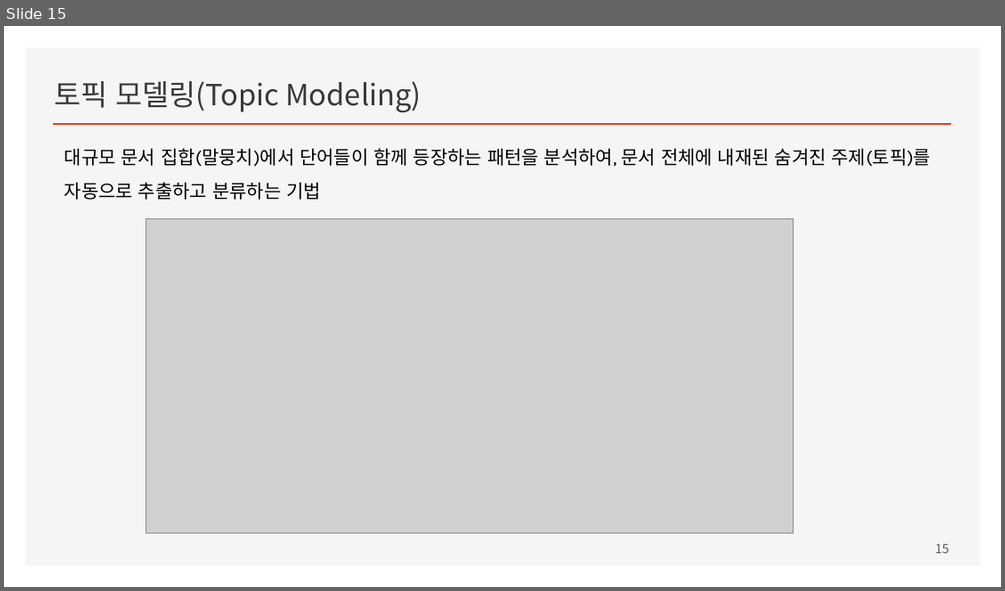
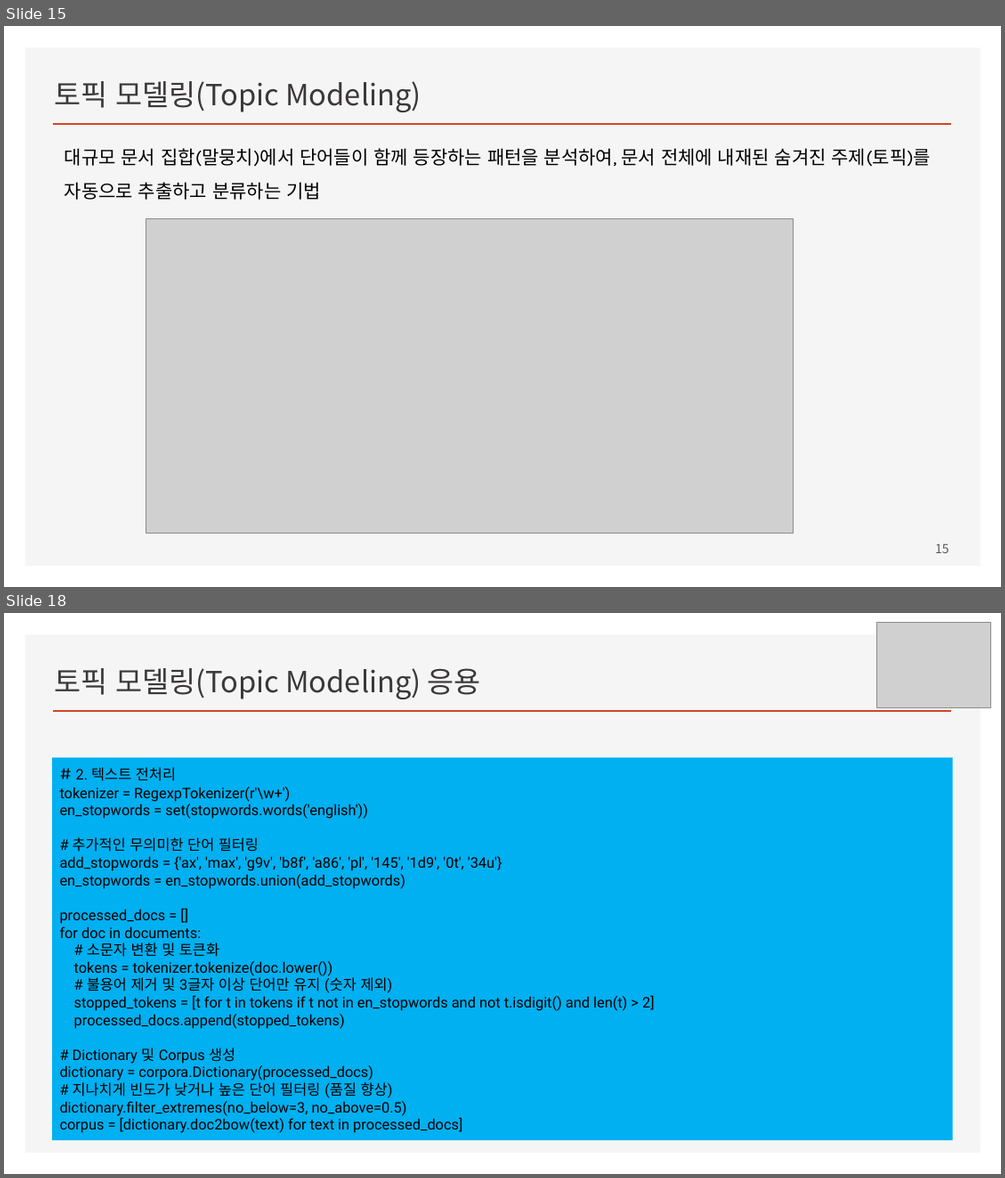
Before and after one commit to ancestor9/mathematics-for-machine-learning, a slide deck: Linear_Algebra/w9_Topic Modeling.pptx. Shown one above the other, each under a label of ours: slide 15 before the commit, slides 15 and 18 after it; the slides between them are not shown. The pictures are 1005x591 and 1005x1178 pixels, drawn with LibreOffice and Linux fonts; fonts in the diff are those of the drawing; grey boxes stand for pictures. Boxes give left, top, right and bottom in pixels: in the first picture for what was removed or moved away, otherwise in the second. Text is boxed around its words. In the diff, an @@ line names an element or a change of style, - is before the commit and + after.

```diff
--- a/Linear_Algebra/w9_Topic Modeling.pptx
+++ b/Linear_Algebra/w9_Topic Modeling.pptx
@@ slide 18 added at box(4, 613, 1001, 1174), background #FFFFFF; not listed: 2 template elements that a slide beside it also shows @@
@@ picture added at box(877, 622, 991, 708) @@
@@ title added at box(54, 668, 481, 699), 28 pt, text #3B3838 @@
+토픽 모델링(Topic Modeling) 응용
@@ rectangle added at box(53, 757, 953, 1140), fill #00B0F0, 14 pt, text #000000 @@
+# 2. 텍스트 전처리
+tokenizer = RegexpTokenizer(r'\w+')
+en_stopwords = set(stopwords.words('english'))
+# 추가적인 무의미한 단어 필터링
+add_stopwords = {'ax', 'max', 'g9v', 'b8f', 'a86', 'pl', '145', '1d9', '0t', '34u'}
+en_stopwords = en_stopwords.union(add_stopwords)
+processed_docs = []
+for doc in documents:
+# 소문자 변환 및 토큰화
+tokens = tokenizer.tokenize(doc.lower())
+# 불용어 제거 및 3글자 이상 단어만 유지 (숫자 제외)
+stopped_tokens = [t for t in tokens if t not in en_stopwords and not t.isdigit() and len(t) > 2]
+processed_docs.append(stopped_tokens)
+# Dictionary 및 Corpus 생성
+dictionary = corpora.Dictionary(processed_docs)
+# 지나치게 빈도가 낮거나 높은 단어 필터링 (품질 향상)
+dictionary.filter_extremes(no_below=3, no_above=0.5)
+corpus = [dictionary.doc2bow(text) for text in processed_docs]
@@ page number added at box(935, 1140, 949, 1143), 12 pt, text #595959 @@
+18
```
Also in this commit, not shown: 1 slide changed, 3 other slides added.
